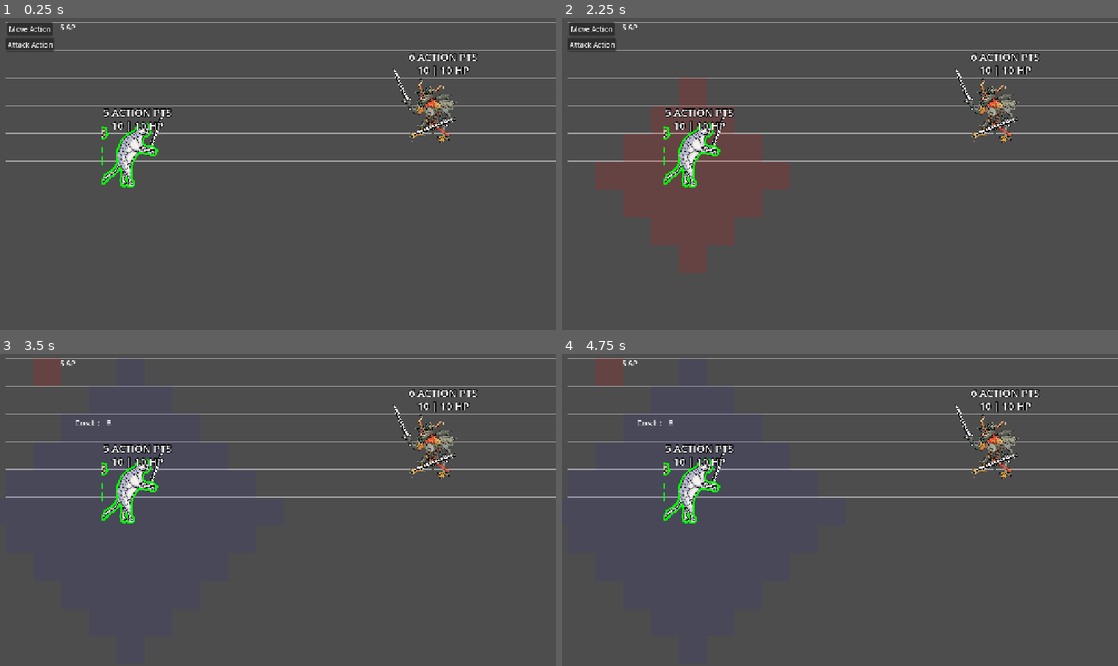
Above: before the commit, frames 1-4 (two rows, left to right).
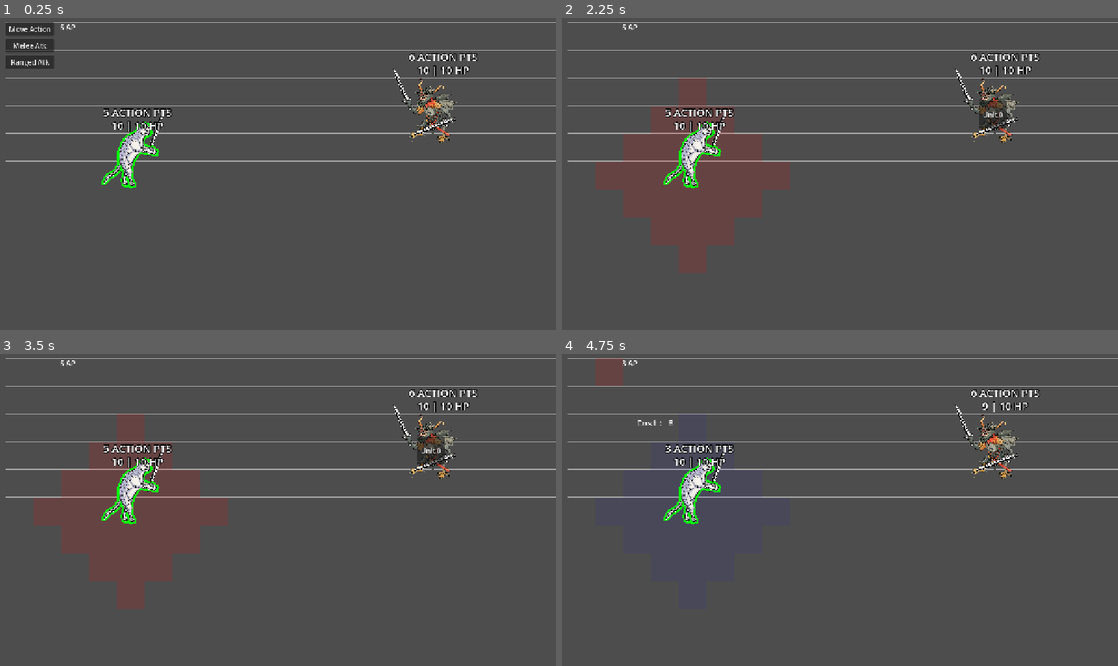
Above: after the commit, the same moments.

Repository: prpkng/medieval-cats
Game: Godot game, scene res://dungeon.tscn
The game is run twice, just before and just after one commit, with the same random seed, the same clock (stepped at 60 frames per second) and the same inputs.
Inputs (mouse positions are in pixels of both pictures, inside the frame that each line leads up to):
- Up to frame 1 (0.25 s): no input
- Up to frame 2 (2.25 s): click (589, 42) at 0.5 s, where only the run before the commit has a clickable "Attack Action"; click (589, 46) at 1.25 s, where only the run after the commit has a clickable "Melee Atk"; click (589, 61) at 2 s, where only the run after the commit has a clickable "Ranged Atk"
- Up to frame 3 (3.5 s): click (27, 363) at 2.75 s, where only the run before the commit has a clickable "Move Action"
- Up to frame 4 (4.75 s): click (995, 450) at 3.5 s, where only the run after the commit has a clickable "Unit 0"; click (589, 363) at 4.25 s, where only the run after the commit has a clickable "Move Action"

The runs differ from the first frame. In frame 1, 1.1% of the frame differs, in the area x 1-29%, y 1-55%; in frame 2, 1.6%; in frame 3, 11%, in the area x 6-80%, y 1-82%; in frame 4, 0.8%.

Commit message:
Ranged attack

Diff:
--- a/dungeon.tscn
+++ b/dungeon.tscn
@@ -37,22 +37,32 @@
 
 [node name="MoveAction" type="Button" parent="UI/ActionSelect"]
 layout_mode = 0
-offset_left = 16.0
+offset_left = 13.0
 offset_top = 11.0
-offset_right = 120.0
+offset_right = 124.0
 offset_bottom = 42.0
 text = "Move Action"
 script = ExtResource("10_kun6q")
 action = 1
 
-[node name="AttackAction" type="Button" parent="UI/ActionSelect"]
+[node name="MeleeAtk" type="Button" parent="UI/ActionSelect"]
 layout_mode = 0
 offset_left = 13.0
-offset_top = 47.0
+offset_top = 49.0
 offset_right = 124.0
-offset_bottom = 78.0
-text = "Attack Action"
+offset_bottom = 80.0
+text = "Melee Atk"
 script = ExtResource("10_kun6q")
+
+[node name="RangedAtk" type="Button" parent="UI/ActionSelect"]
+layout_mode = 0
+offset_left = 13.0
+offset_top = 87.0
+offset_right = 124.0
+offset_bottom = 118.0
+text = "Ranged Atk"
+script = ExtResource("10_kun6q")
+action = 2
 
 [node name="Label" type="Label" parent="UI"]
 offset_left = 138.0
@@ -94,7 +104,7 @@
 texture = ExtResource("1_qu0b2")
 offset = Vector2(170.02, -13.22)
 region_enabled = true
-region_rect = Rect2(440, 0, 512, 600)
+region_rect = Rect2(768, 0, 768, 768)
 script = ExtResource("6_q5kms")
 
 [node name="Sword" type="Sprite2D" parent="Tabletop/PlayerUnits/Player Unit"]
--- /dev/null
+++ b/nodes/enemies/enemy_arrow.tscn
@@ -0,0 +1,8 @@
+[gd_scene load_steps=2 format=3 uid="uid://bufiynglnmk32"]
+
+[ext_resource type="Texture2D" uid="uid://b2isegamu4fi4" path="res://assets/art/enemies/arrow.png" id="1_nmv8f"]
+
+[node name="EnemyArrow" type="Sprite2D"]
+scale = Vector2(0.1, 0.1)
+texture = ExtResource("1_nmv8f")
+offset = Vector2(358.62, -8.485)
--- a/scripts/player_input/player_input.gd
+++ b/scripts/player_input/player_input.gd
@@ -70,15 +70,17 @@
 func request_enemies_select():
 	return await request_unit_select(tabletop.get_enemies())
 
-func request_enemies_select_range(from: Vector2i, _range: float):
+func request_enemies_select_range(from: Vector2i, _range: int):
 	var enemies = tabletop.get_enemies()
 
-	hover_overlay.mode = hover_overlay.Modes.ATTACK_OVERLAY
-	hover_overlay.attack_range = _range
-	hover_overlay.from_pos = from
-	hover_overlay.queue_redraw()
+	if _range > 0:
+		hover_overlay.mode = hover_overlay.Modes.ATTACK_OVERLAY
+		hover_overlay.attack_range = _range
+		hover_overlay.from_pos = from
+		hover_overlay.queue_redraw()
 
-	enemies = enemies.filter(func(e: Unit): return e.grid_position.distance_to(from) <= _range)
+		enemies = enemies.filter(func(e: Unit): return e.grid_position.distance_to(from) <= _range)
+
 	if enemies.size() == 0:
 		return null
 
--- a/scripts/tabletop/action_types.gd
+++ b/scripts/tabletop/action_types.gd
@@ -3,6 +3,7 @@
 class_name ActionTypes
 
 enum Types {
-	ATTACK_ACTION = 0,
-	MOVE_ACTION = 1
+	MELEE_ATTACK_ACTION = 0,
+	MOVE_ACTION = 1,
+	RANGED_ATTACK_ACTION = 2
 }
--- a/scripts/tabletop/actions/attack_action.gd
+++ b/scripts/tabletop/actions/melee_attack_action.gd
@@ -1,4 +1,4 @@
-class_name AttackAction extends Action
+class_name MeleeAttackAction extends Action
 ## Moves the [Unit] to some location
 
 var target: Unit
--- /dev/null
+++ b/scripts/tabletop/actions/ranged_attack_action.gd
@@ -0,0 +1,27 @@
+class_name RangedAttackAction extends Action
+## Moves the [Unit] to some location
+
+var target: Unit
+const arrow_scene = preload('res://nodes/enemies/enemy_arrow.tscn')
+
+func _init(target: Unit):
+	self.target = target
+	base_cost = 2
+
+# TODO: Attack units instead of cells
+
+func _apply(unit: Unit, _tabletop: Tabletop) -> int:
+
+	var arrow = arrow_scene.instantiate()
+	unit.get_tree().root.add_child(arrow)
+	arrow.global_position = unit.global_position
+
+	var dir = (target.global_position - unit.global_position).normalized()
+	arrow.global_rotation = atan2(dir.y, dir.x)
+
+	await unit.create_tween().tween_property(arrow, 'global_position', target.global_position, 0.2).finished
+	arrow.queue_free()
+
+	target._apply_damage(1)
+
+	return base_cost
--- a/scripts/tabletop/units/enemies/melee_enemy.gd
+++ b/scripts/tabletop/units/enemies/melee_enemy.gd
@@ -31,7 +31,7 @@
 
 	await get_tree().process_frame
 
-	var action = AttackAction.new(target)
+	var action = MeleeAttackAction.new(target)
 	send_action.emit(action)
 
 	await action.completed
--- a/scripts/tabletop/units/hero_unit.gd
+++ b/scripts/tabletop/units/hero_unit.gd
@@ -16,7 +16,7 @@
 				ActionTypes.Types.MOVE_ACTION:
 					var cell = await PlayerInput.instance.request_cell_select(grid_position, action_points)
 					action = MoveAction.new(cell)
-				ActionTypes.Types.ATTACK_ACTION:
+				ActionTypes.Types.MELEE_ATTACK_ACTION:
 					const COST = 2
 					if action_points < COST:
 						print('failed, try again')
@@ -24,7 +24,16 @@
 					var target = await PlayerInput.instance.request_enemies_select_range(grid_position, 4)
 					if target == null:
 						continue
-					action = AttackAction.new(target)
+					action = MeleeAttackAction.new(target)
+				ActionTypes.Types.RANGED_ATTACK_ACTION:
+					const COST = 2
+					if action_points < COST:
+						print('failed, try again')
+						continue
+					var target = await PlayerInput.instance.request_enemies_select_range(grid_position, -1)
+					if target == null:
+						continue
+					action = RangedAttackAction.new(target)
 				_:
 					assert(false, 'ERROR: Unrecognized action type')
 			break
--- a/scripts/ui/action_button.gd
+++ b/scripts/ui/action_button.gd
@@ -5,5 +5,6 @@
 
 @export var action: ActionTypes.Types
 
+
 func _ready() -> void:
 	pressed.connect(action_selected.emit.bind(action))
Binary file added: assets/art/enemies/arrow.png
Not shown, added: assets/art/enemies/arrow.png.import
Binary file changed: assets/art/heroes/heroes_protype.png
Not shown, added: scripts/tabletop/actions/ranged_attack_action.gd.uid
Not shown, added: scripts/tabletop/units/enemy_unit.gd.uid
